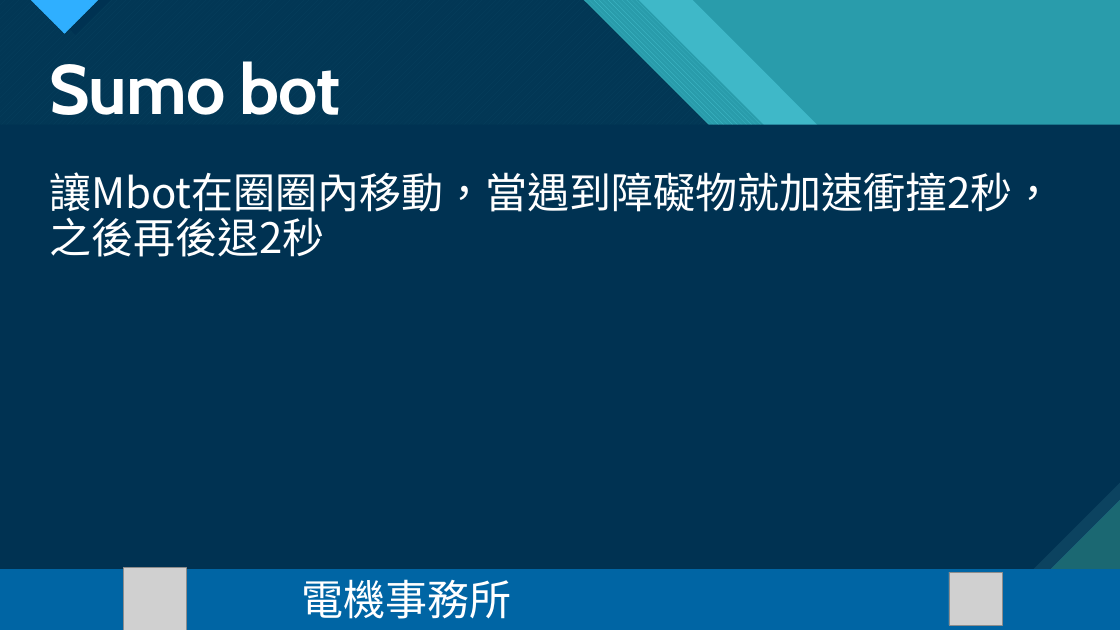
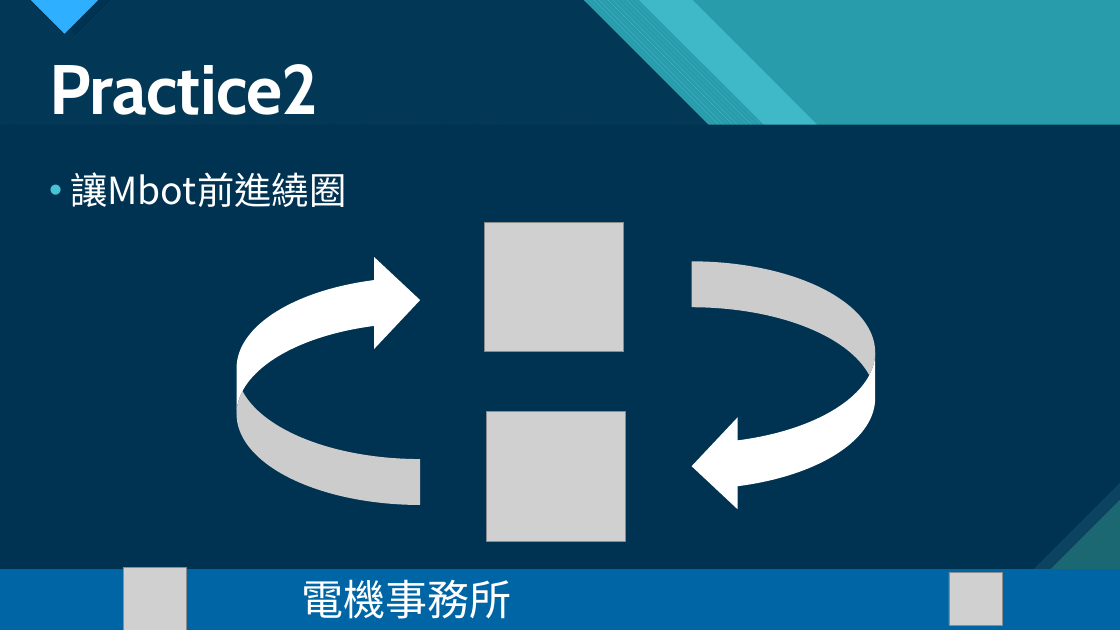
Before and after one commit to Harrysome/2022-NTNU-EEcamp, a slide deck: slide 36 of PPT/機器人動起來 day3.pptx (slide 26 before the commit). Drawn at 1120x630 pixels with LibreOffice and Linux fonts; fonts in the diff are those of the drawing; grey boxes stand for pictures. Boxes give left, top, right and bottom in pixels: in the first picture for what was removed or moved away, otherwise in the second. Text is boxed around its words. In the diff, an @@ line names an element or a change of style, - is before the commit and + after.

```diff
--- a/PPT/機器人動起來 day3.pptx
+++ b/PPT/機器人動起來 day3.pptx
@@ title at <box>49,64,318,115</box>: text changed @@
-Sumo bot
+Practice2
@@ text at <box>70,172,346,207</box>: text changed; size 36 to 32 pt @@
-讓Mbot在圈圈內移動，當遇到障礙物就加速衝撞2秒，之後再後退2秒
+• 讓Mbot前進繞圈
@@ group added at <box>237,223,875,541</box>: 2 pictures, 2 curved right arrows @@
```
Also in this commit, not shown: 21 other slides changed, 29 slides added, 11 slides removed, 3 other files.
